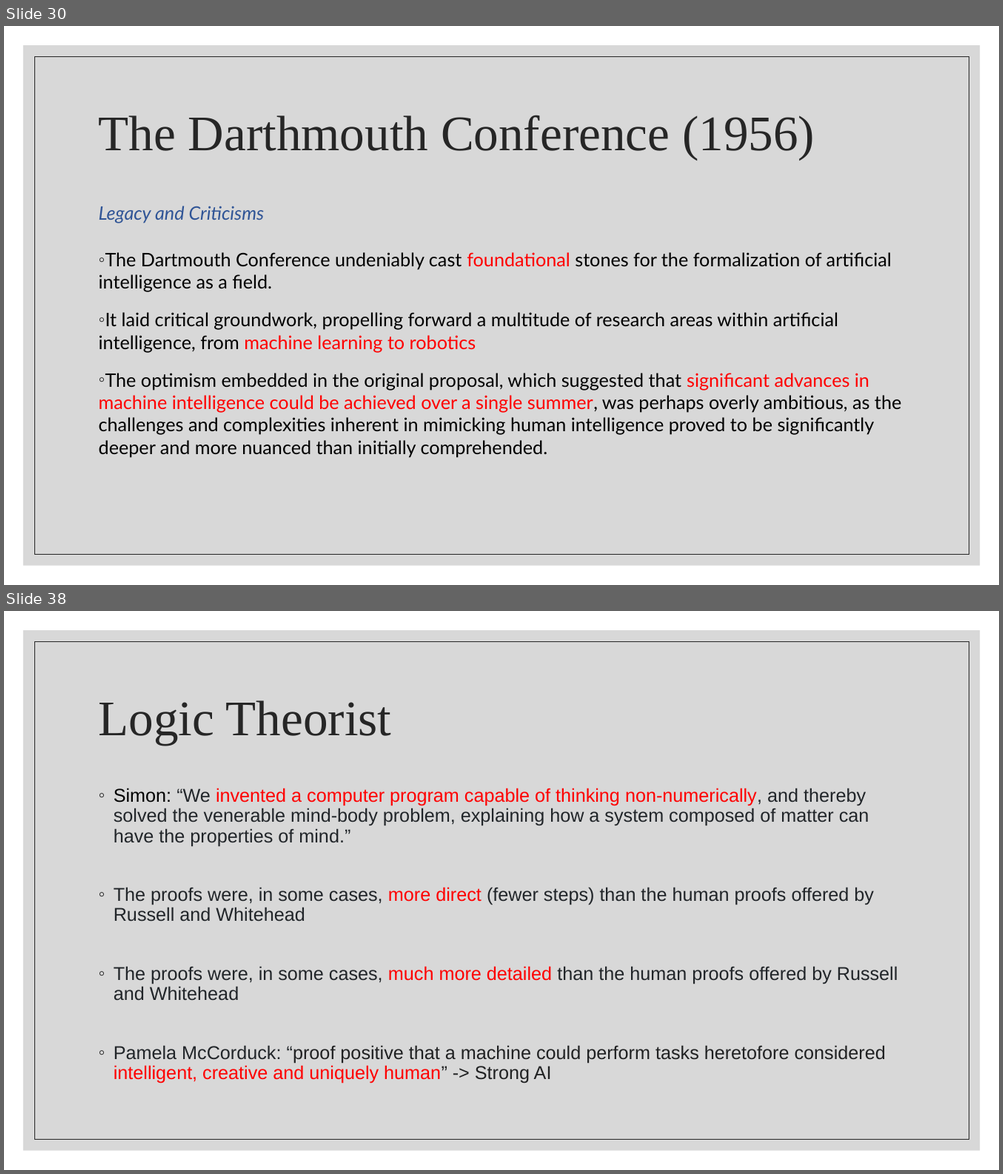
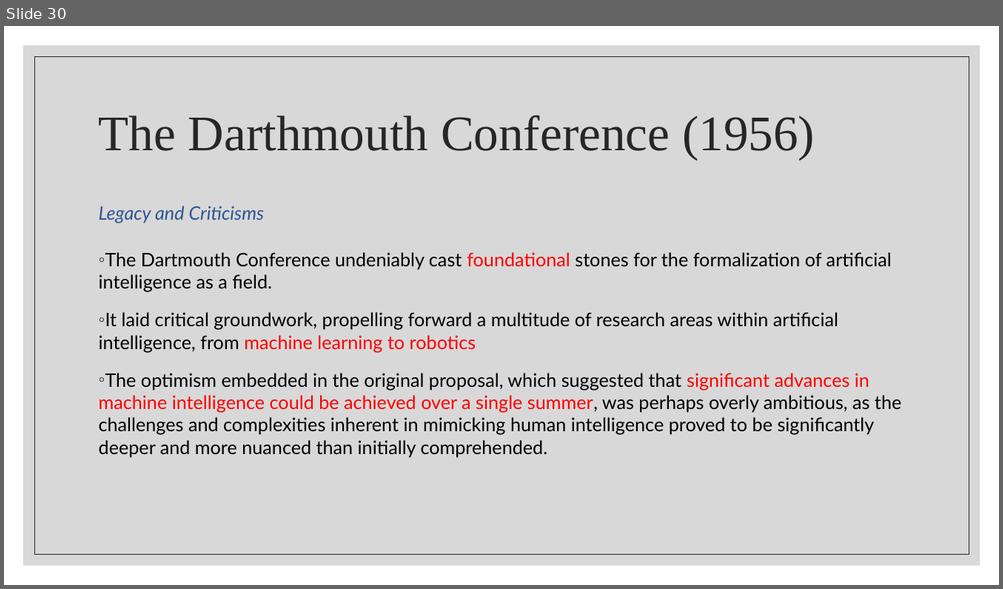
Before and after one commit to wutmeownow/phys441, a slide deck: JupyterNotebooks/LLS/Lecture3.pptx. Shown one above the other, each under a label of ours: slides 30 and 38 before the commit, slide 30 after it; the slides between them are not shown. The pictures are 1003x1174 and 1003x589 pixels, drawn with LibreOffice and Linux fonts; fonts in the diff are those of the drawing. Boxes give left, top, right and bottom in pixels: in the first picture for what was removed or moved away, otherwise in the second. Text is boxed around its words. In the diff, an @@ line names an element or a change of style, - is before the commit and + after.

```diff
--- a/JupyterNotebooks/LLS/Lecture3.pptx
+++ b/JupyterNotebooks/LLS/Lecture3.pptx
@@ slide 38 removed at (x1=4, y1=611, x2=999, y2=1170), background #FFFFFF; not listed: 2 template elements that a slide beside it also shows @@
@@ title removed at (x1=99, y1=701, x2=392, y2=744) @@
-Logic Theorist
@@ text removed at (x1=114, y1=788, x2=898, y2=1084) @@
-◦ Simon: “We invented a computer program capable of thinking non-numerically, and thereby solved the venerable mind-body problem, explaining how a system composed of matter can have the properties of mind.”
-◦ The proofs were, in some cases, more direct (fewer steps) than the human proofs offered by Russell and Whitehead
-◦ The proofs were, in some cases, much more detailed than the human proofs offered by Russell and Whitehead
-◦ Pamela McCorduck: “proof positive that a machine could perform tasks heretofore considered intelligent, creative and uniquely human” -> Strong AI
```
Also in this commit, not shown: 12 other slides removed, 2 other files.
